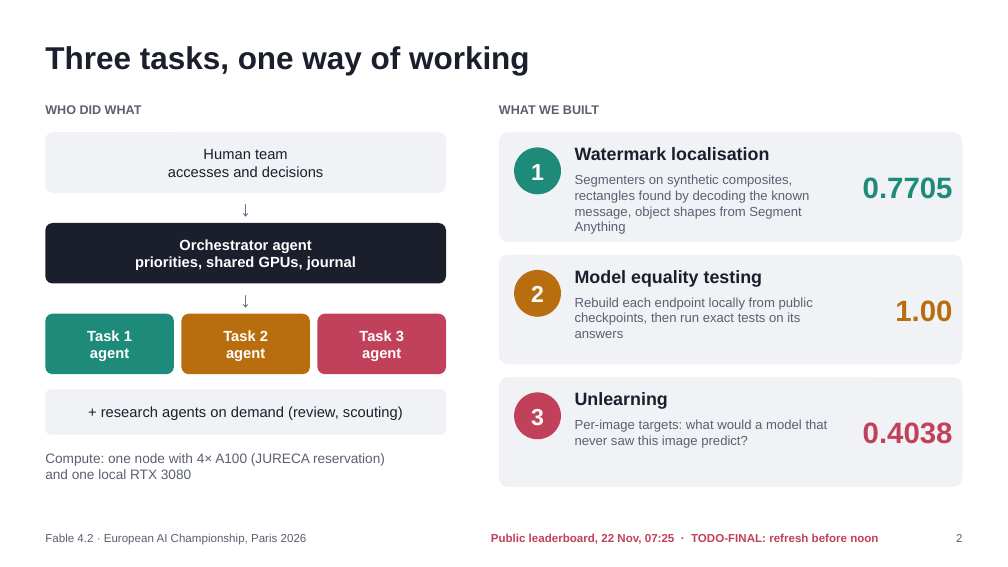
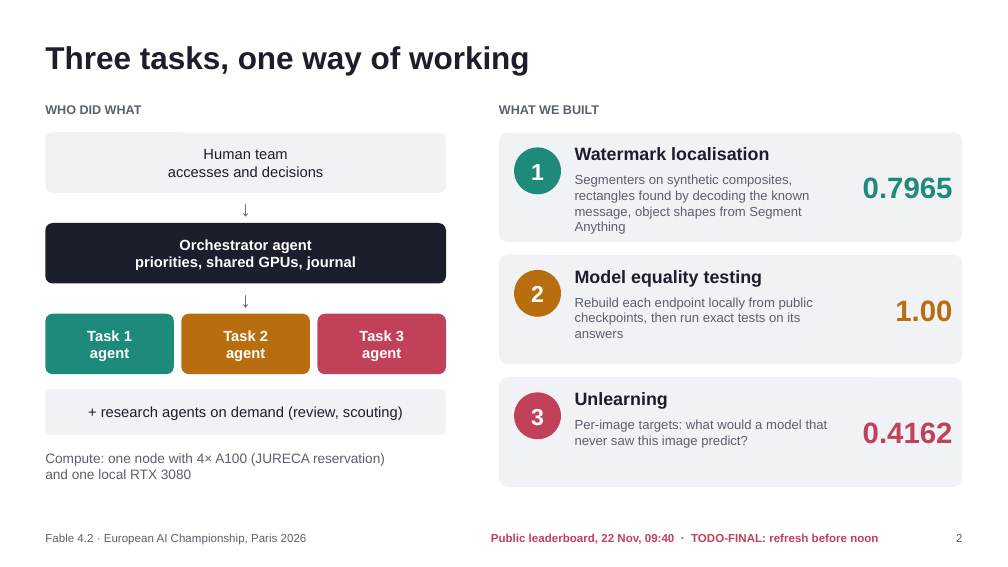
Before and after one commit to AnMaLeNo/Fable-4.2, a slide deck: slide 2 of slides/Fable4.2_slides.pptx. Drawn at 1008x567 pixels with LibreOffice and Linux fonts; fonts in the diff are those of the drawing. Boxes give left, top, right and bottom in pixels: in the first picture for what was removed or moved away, otherwise in the second. Text is boxed around its words. In the diff, an @@ line names an element or a change of style, - is before the commit and + after.

```diff
--- a/slides/Fable4.2_slides.pptx
+++ b/slides/Fable4.2_slides.pptx
@@ text at [863, 177, 953, 199]: text changed @@
-0.7705
+0.7965
@@ text at [863, 422, 953, 444]: text changed @@
-0.4038
+0.4162
@@ text at [491, 533, 878, 544]: text changed @@
-Public leaderboard, 22 Nov, 07:25 · TODO-FINAL: refresh before noon
+Public leaderboard, 22 Nov, 09:40 · TODO-FINAL: refresh before noon
```
Also in this commit, not shown: 5 other slides changed, 14 other files.
